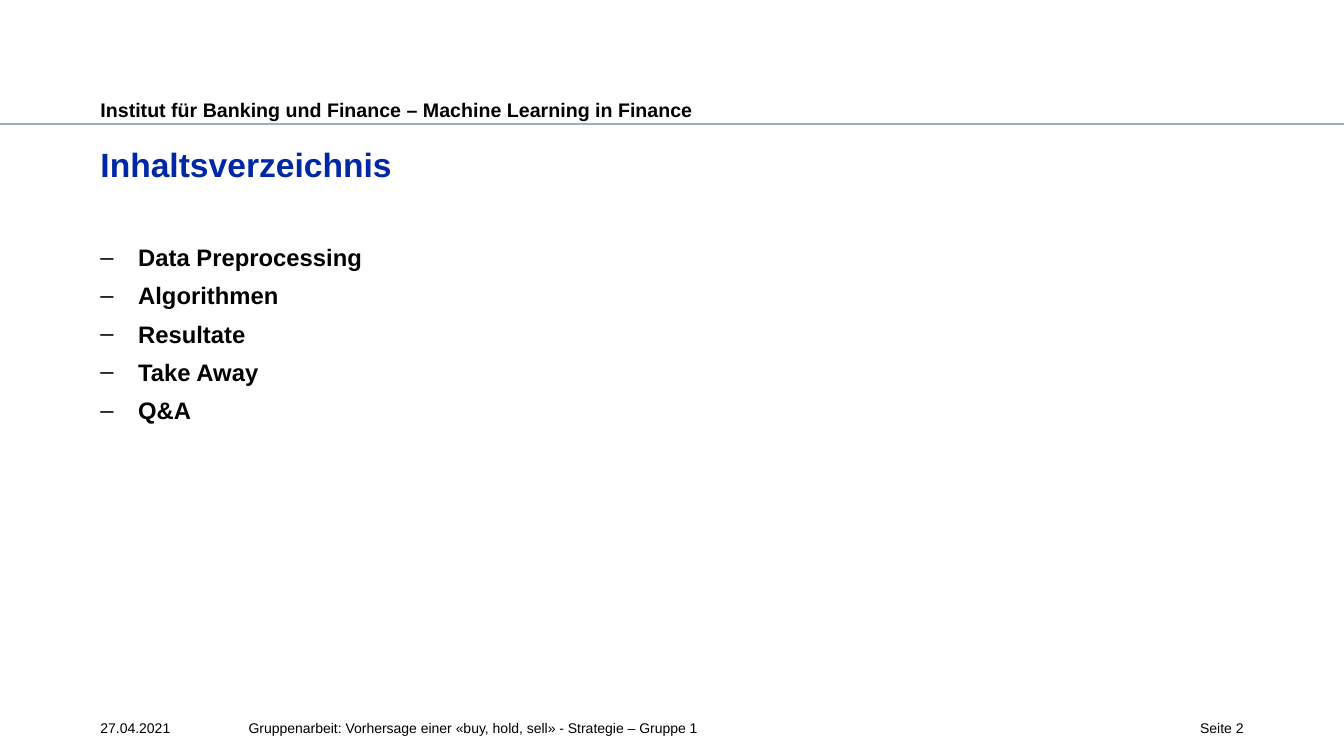
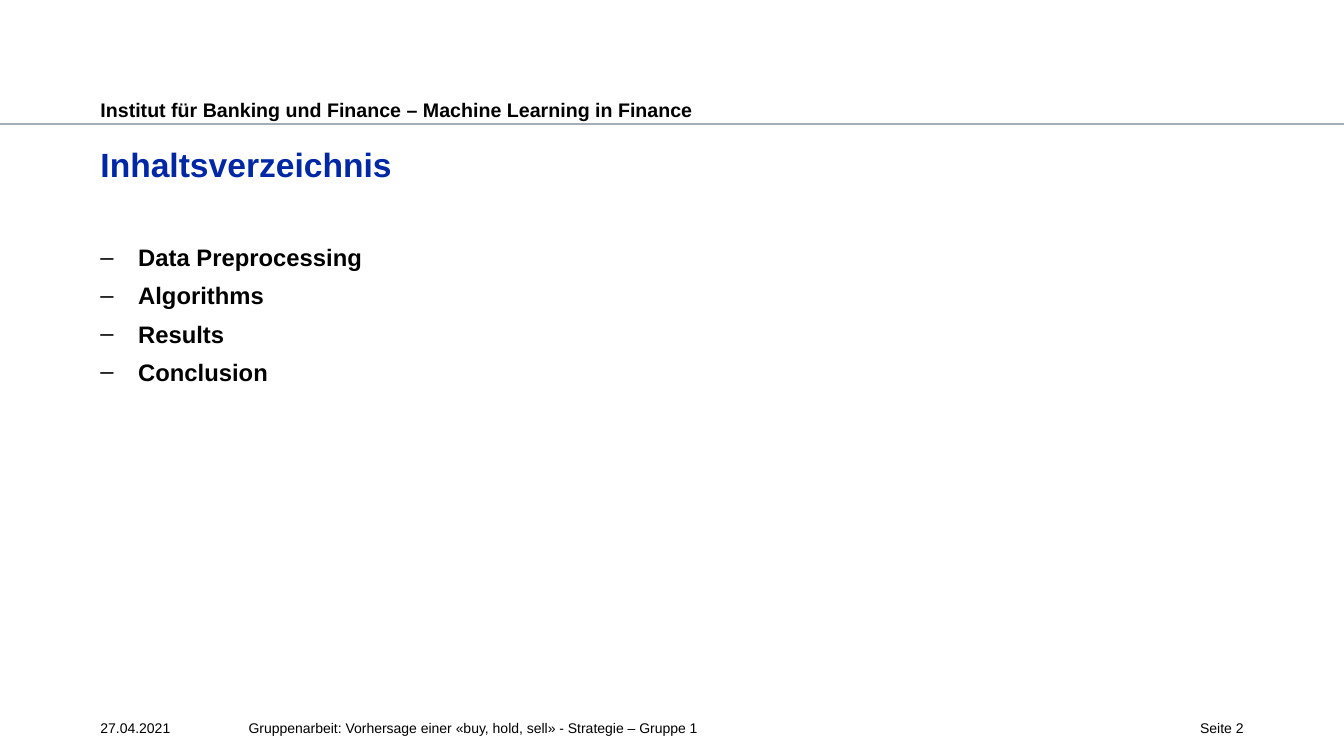
Before and after one commit to alesroger/ML_in_Finance_2021_GROUP_1, a slide deck: slide 2 of Machine_Learning_in_Finance_Gruppenarbeit_Gruppe1_V1.pptx. Drawn at 1344x756 pixels with LibreOffice and Linux fonts; fonts in the diff are those of the drawing; background and template pictures are left out. Boxes give left, top, right and bottom in pixels: in the first picture for what was removed or moved away, otherwise in the second. Text is boxed around its words. In the diff, an @@ line names an element or a change of style, - is before the commit and + after.

```diff
--- a/Machine_Learning_in_Finance_Gruppenarbeit_Gruppe1_V1.pptx
+++ b/Machine_Learning_in_Finance_Gruppenarbeit_Gruppe1_V1.pptx
@@ text at (138,286,268,382): text changed @@
-– Algorithmen
-– Resultate
-– Take Away
-– Q&A
+– Algorithms
+– Results
+– Conclusion
```
Also in this commit, not shown: 6 other slides changed.
